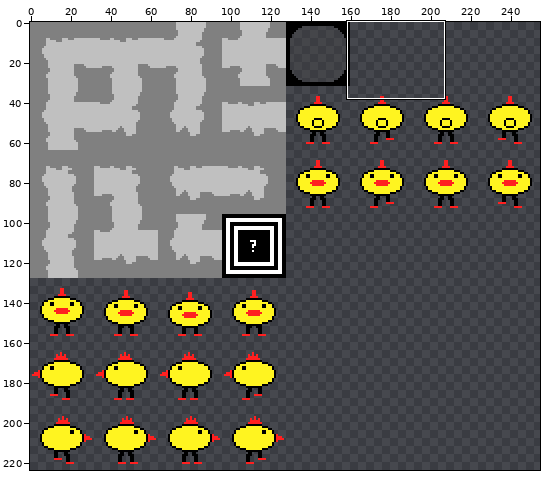
Sprite sheet: src/resources/textures/gameplay.png. The picture above shows the old version from afar; the outline marks the close-up.
Close-up. Before the commit:
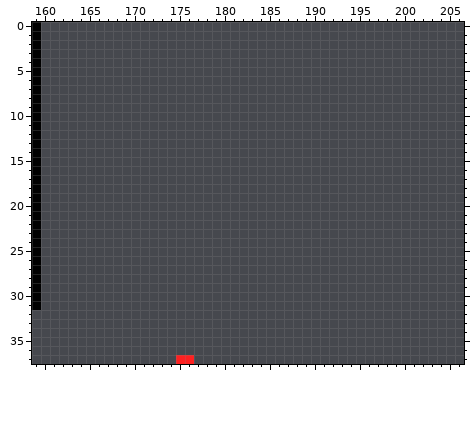
The file is 256x224 pixels. Colours within 5 levels of each other are drawn and written as one. Shown: x 159..206, y 0..37. The wide view leaves out empty margins.
The result:
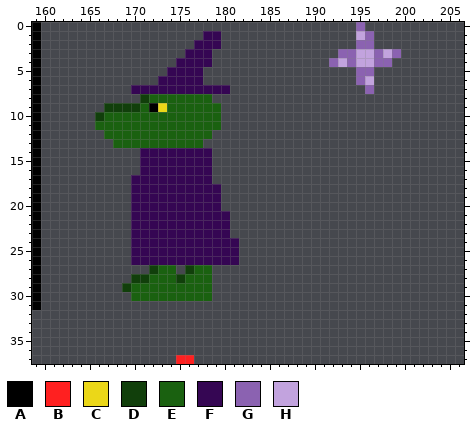
Palette (. is transparent): A #000000  B #ff2020  C #ebd718  D #113f0b  E #1a6110  F #350653  G #8b62b1  H #c2a3de
Diff:
y 0: x 195 . -> G
y 1: x 178..179 .. -> FF; x 195..196 .. -> HG
y 2: x 177..179 ... -> FFF; x 195..196 .. -> GG
y 3: x 176..178 ... -> FFF; x 193..199 ....... -> GGHHGHG
y 4: x 175..178 .... -> FFFF; x 192..198 ....... -> GHGHHGG
y 5: x 174..177 .... -> FFFF; x 195..196 .. -> GG
y 6: x 173..177 ..... -> FFFFF; x 195..196 .. -> GH
y 7: x 170..180 ........... -> FFFFFFFFFFF; x 196 . -> G
y 8: x 171..178 ........ -> DEEEEEEE
y 9: x 167..179 ............. -> DDDDEACEEEEEE
y 10: x 166..179 .............. -> DEEEEEEEEEEEEE
y 11: x 166..179 .............. -> EEEEEEEEEEEEEE
y 12: x 167..178 ............ -> EEEEEEEEEEEE
y 13: x 168..177 .......... -> EEEEEEEEEE
y 14..16: x 171..178 ........ -> FFFFFFFF
y 17: x 170..178 ......... -> FFFFFFFFF
y 18..20: x 170..179 .......... -> FFFFFFFFFF
y 21..23: x 170..180 ........... -> FFFFFFFFFFF
y 24..26: x 170..181 ............ -> FFFFFFFFFFFF
y 27: x 172..174 ... -> DEE; x 176..178 ... -> DEE
y 28: x 170..178 ......... -> DDEEEDEEE
y 29: x 169..178 .......... -> DEEEEEEEEE
y 30: x 170..178 ......... -> EEEEEEEEE
Pixel boxes of the changes (left, top, right, bottom) in both close-ups:
added: (329, 22, 401, 94)
added: (95, 31, 239, 301)
